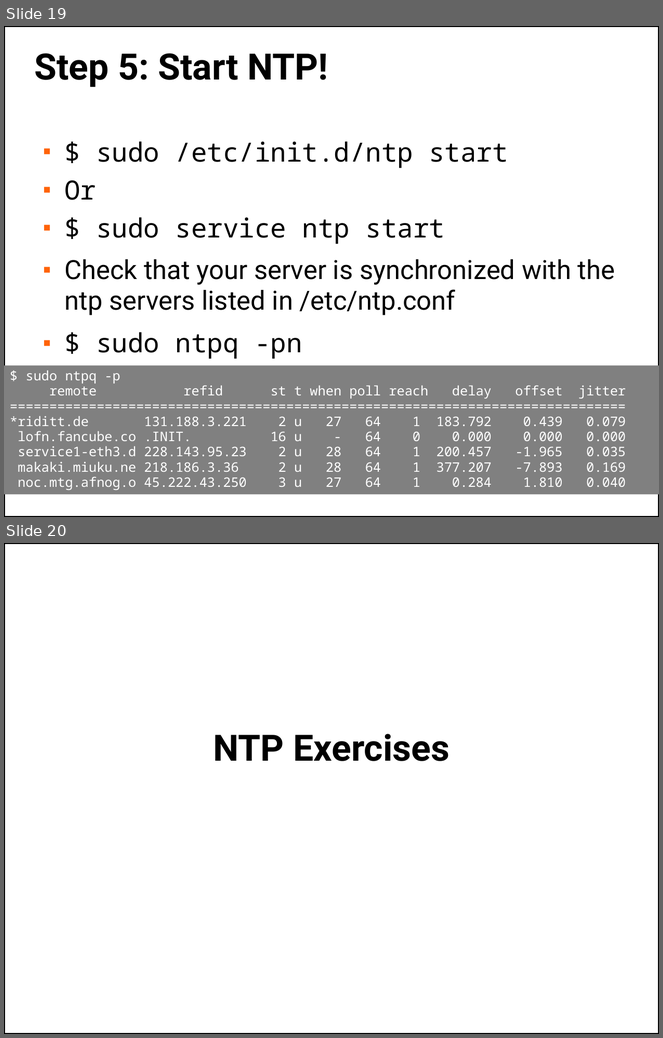
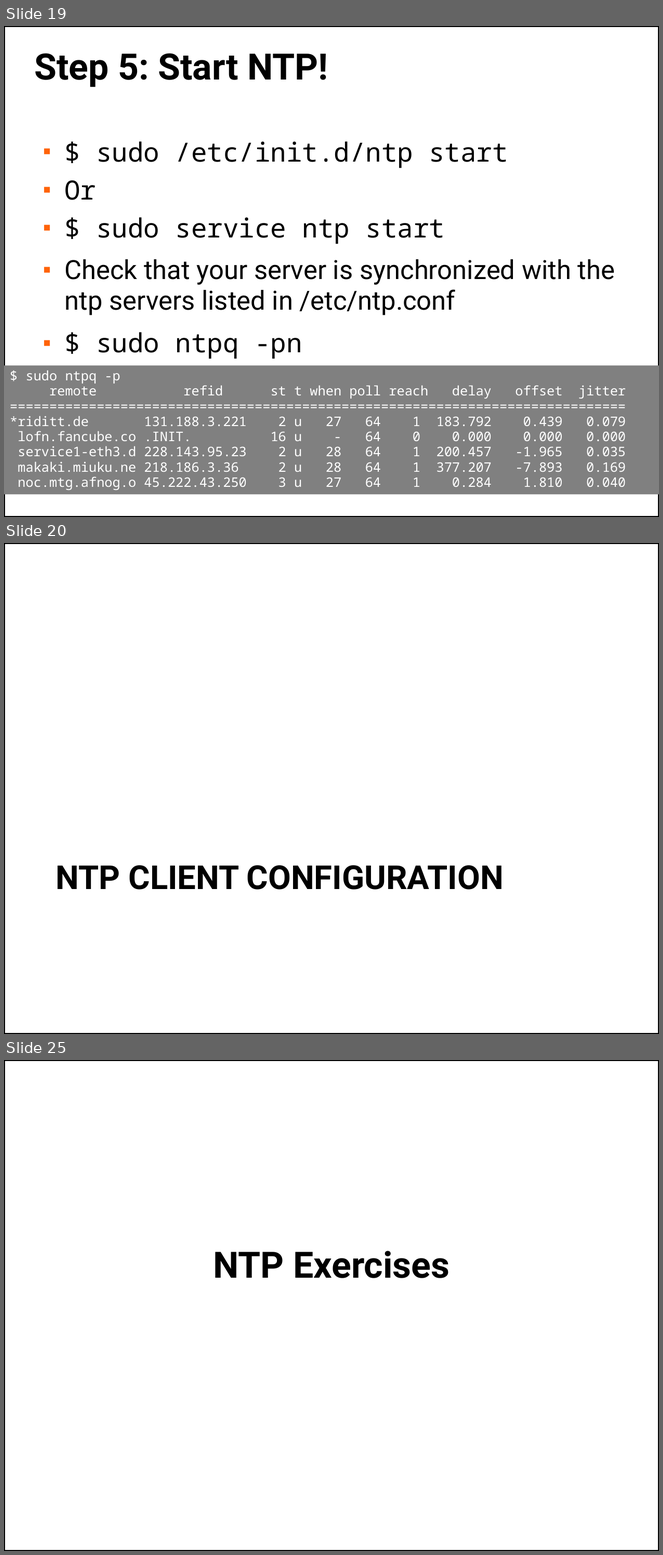
Before and after one commit to afnog/sse, a slide deck: ntp/ntp-service.pptx. Shown one above the other, each under a label of ours: slides 19 and 20 before the commit, slides 19, 20 and 25 after it; the slides between them are not shown. The pictures are 663x1038 and 663x1555 pixels, drawn with LibreOffice and Linux fonts; fonts in the diff are those of the drawing; background and template pictures are left out. Boxes give left, top, right and bottom in pixels: in the first picture for what was removed or moved away, otherwise in the second. Text is boxed around its words. In the diff, an @@ line names an element or a change of style, - is before the commit and + after.

```diff
--- a/ntp/ntp-service.pptx
+++ b/ntp/ntp-service.pptx
@@ slide 20 added at (4, 543, 659, 1034), background picture (left out); not listed: 1 template element that a slide beside it also shows @@
@@ title added at (56, 865, 504, 890), 40 pt, text #000000, bold @@
+NTP CLIENT CONFIGURATION
@@ what was slide 20 is now slide 25 @@
```
Also in this commit, not shown: 2 slides changed, 4 other slides added, 1 other file.
